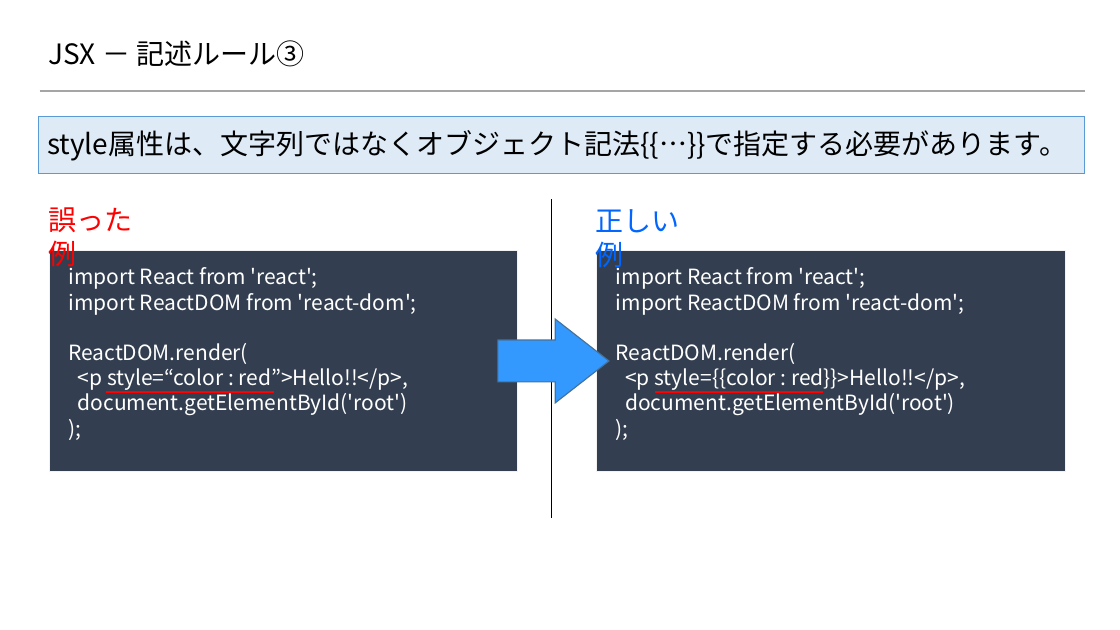
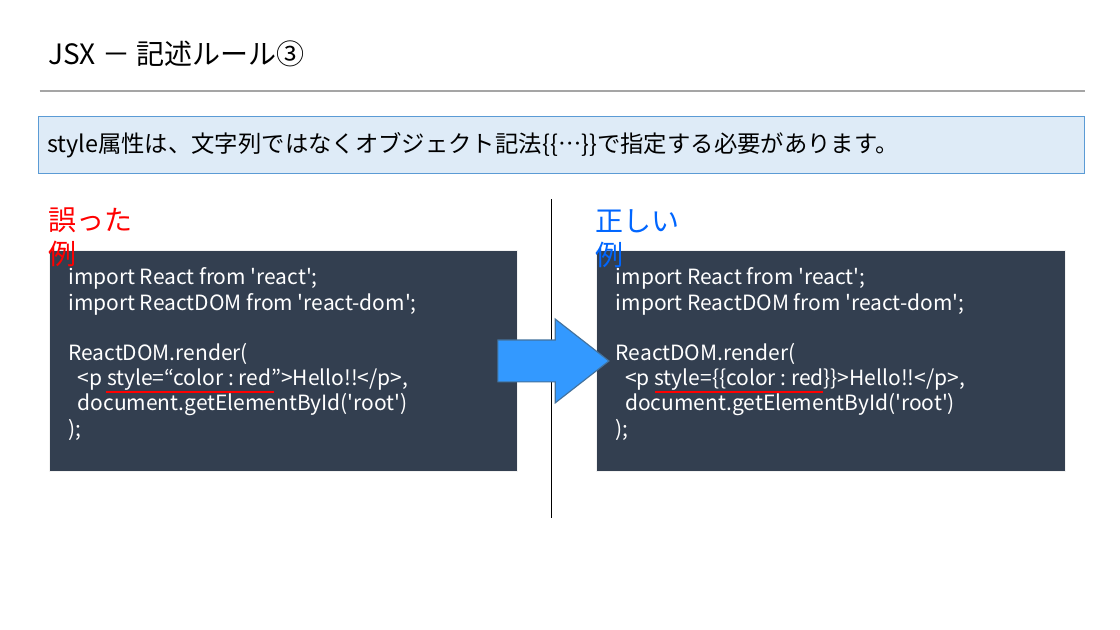
Before and after one commit to 2018SYSTEMI34/diary, a slide deck: slide 4 of doc/02_SlideShare/01.ネタ/２_Reactの基礎/2-1_Reactの基礎知識 ～JSX編～.pptx. Drawn at 1120x630 pixels with LibreOffice and Linux fonts; fonts in the diff are those of the drawing; background and template pictures are left out. Boxes give left, top, right and bottom in pixels: in the first picture for what was removed or moved away, otherwise in the second. Text is boxed around its words. In the diff, an @@ line names an element or a change of style, - is before the commit and + after.

Commit message:
文字サイズ統一

```diff
--- a/doc/02_SlideShare/01.ネタ/２_Reactの基礎/2-1_Reactの基礎知識 ～JSX編～.pptx
+++ b/doc/02_SlideShare/01.ネタ/２_Reactの基礎/2-1_Reactの基礎知識 ～JSX編～.pptx
@@ rectangle "style属性は、文字列ではなくオブジェクト記法{{…}}で指定する必要があります。" at (x1=39, y1=117, x2=1084, y2=174): size 24 to 20 pt @@
```
Also in this commit, not shown: 5 other slides changed, 2 other files.
